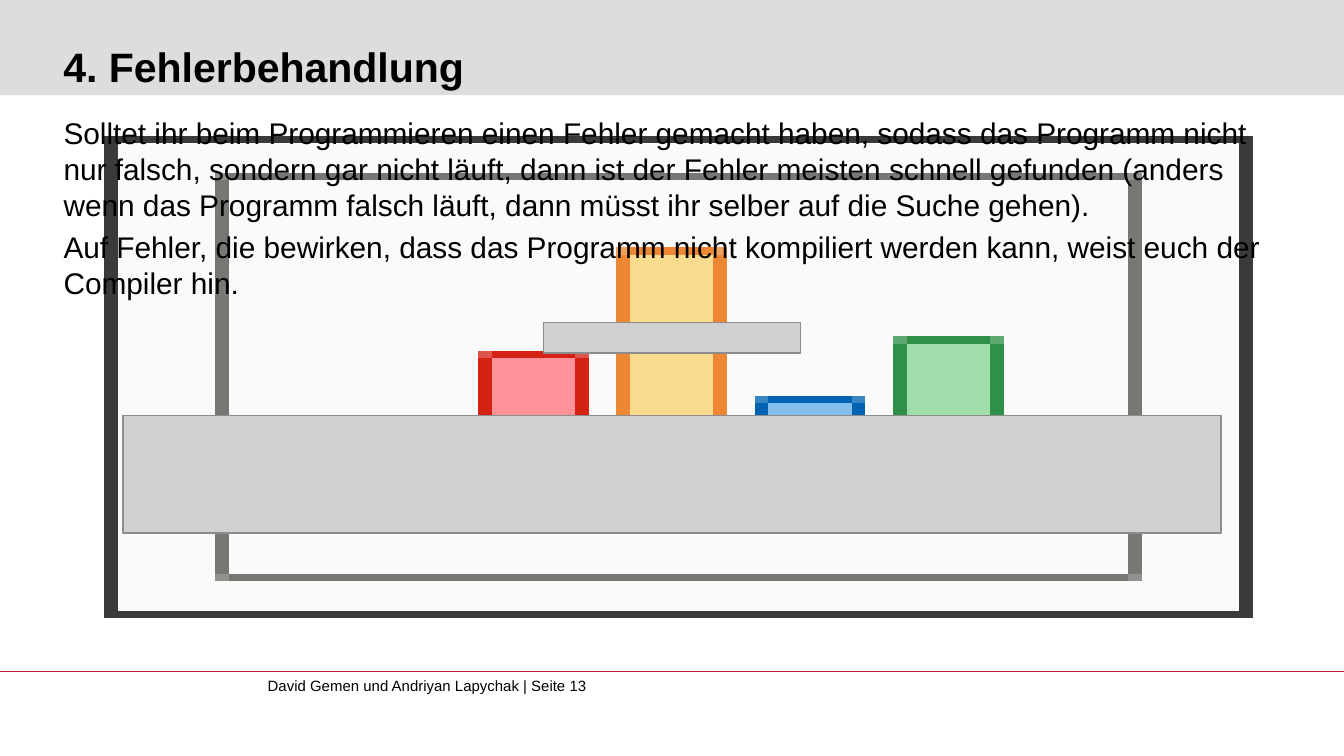
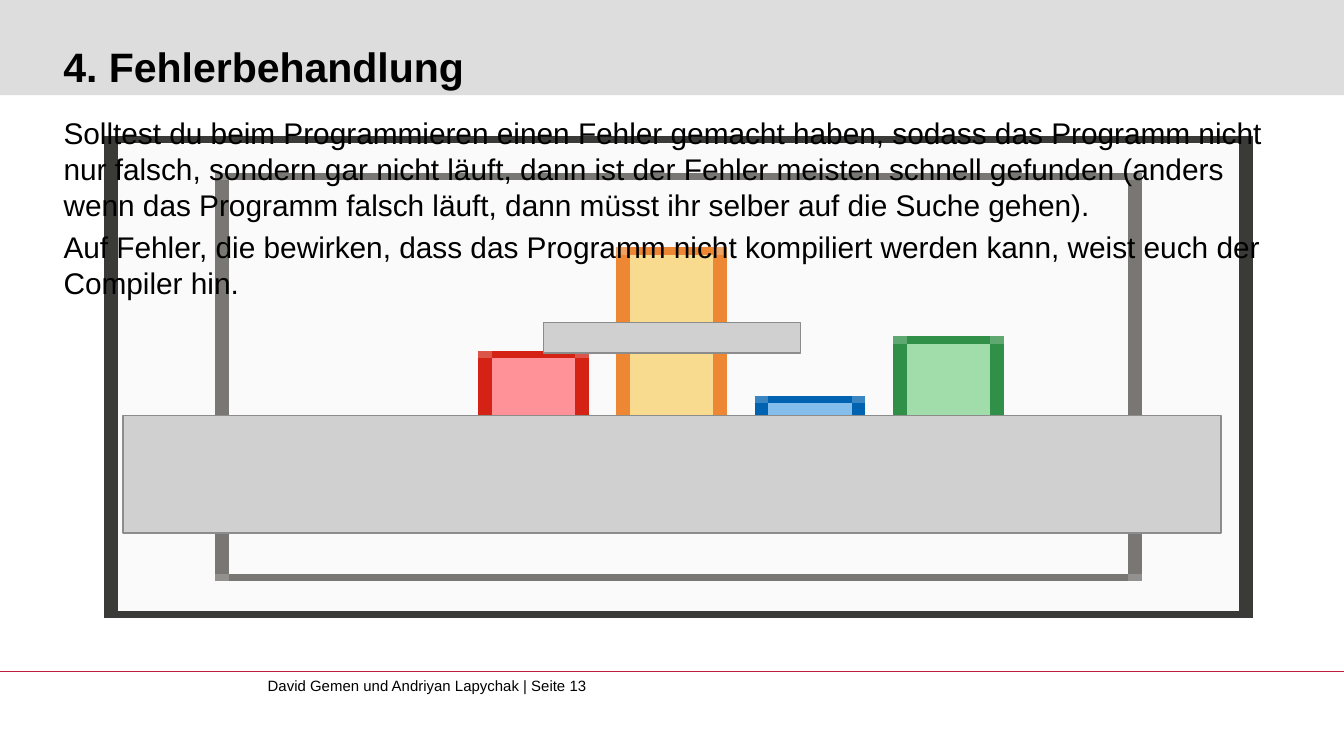
Before and after one commit to gemdav/Programmieren-1-Tutorium, a slide deck: slide 13 of slides/01_first_steps_with_java.pptx. Drawn at 1344x756 pixels with LibreOffice and Linux fonts; fonts in the diff are those of the drawing; grey boxes stand for pictures; background and template pictures are left out. Boxes give left, top, right and bottom in pixels: in the first picture for what was removed or moved away, otherwise in the second. Text is boxed around its words. In the diff, an @@ line names an element or a change of style, - is before the commit and + after.

Commit message:
slides update

```diff
--- a/slides/01_first_steps_with_java.pptx
+++ b/slides/01_first_steps_with_java.pptx
@@ text at (64,122,1261,221): text changed @@
-Solltet ihr beim Programmieren einen Fehler gemacht haben, sodass das Programm nicht nur falsch, sondern gar nicht läuft, dann ist der Fehler meisten schnell gefunden (anders wenn das Programm falsch läuft, dann müsst ihr selber auf die Suche gehen).
+Solltest du beim Programmieren einen Fehler gemacht haben, sodass das Programm nicht nur falsch, sondern gar nicht läuft, dann ist der Fehler meisten schnell gefunden (anders wenn das Programm falsch läuft, dann müsst ihr selber auf die Suche gehen).
```
Also in this commit, not shown: 3 other slides changed.
